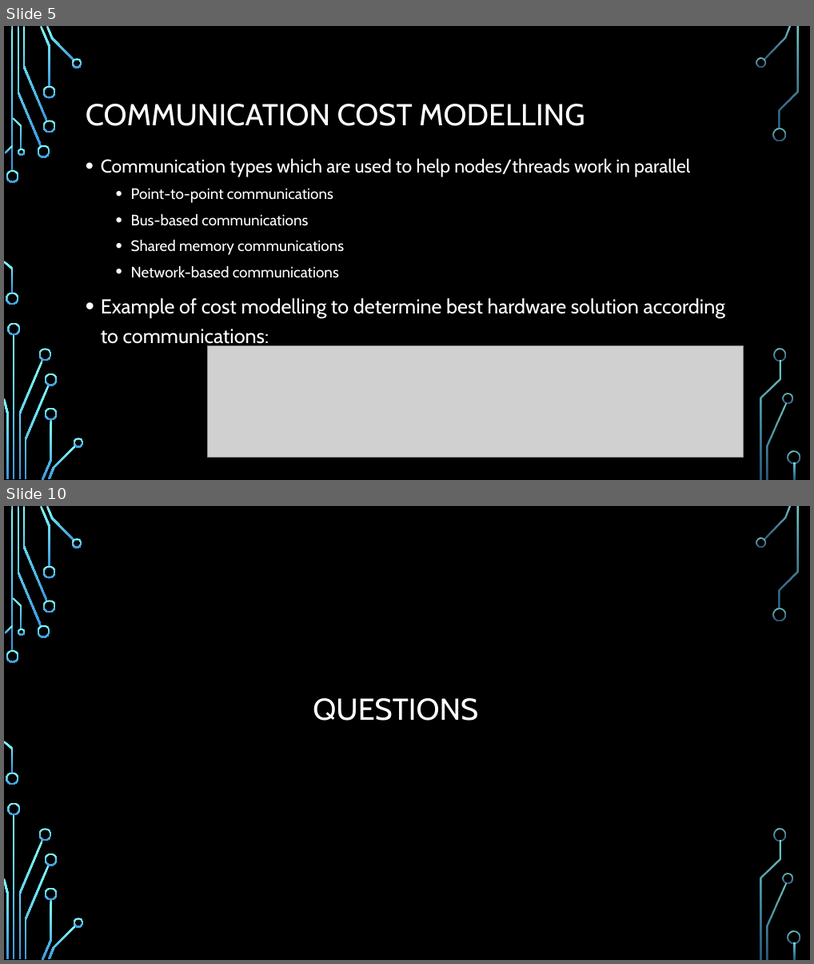
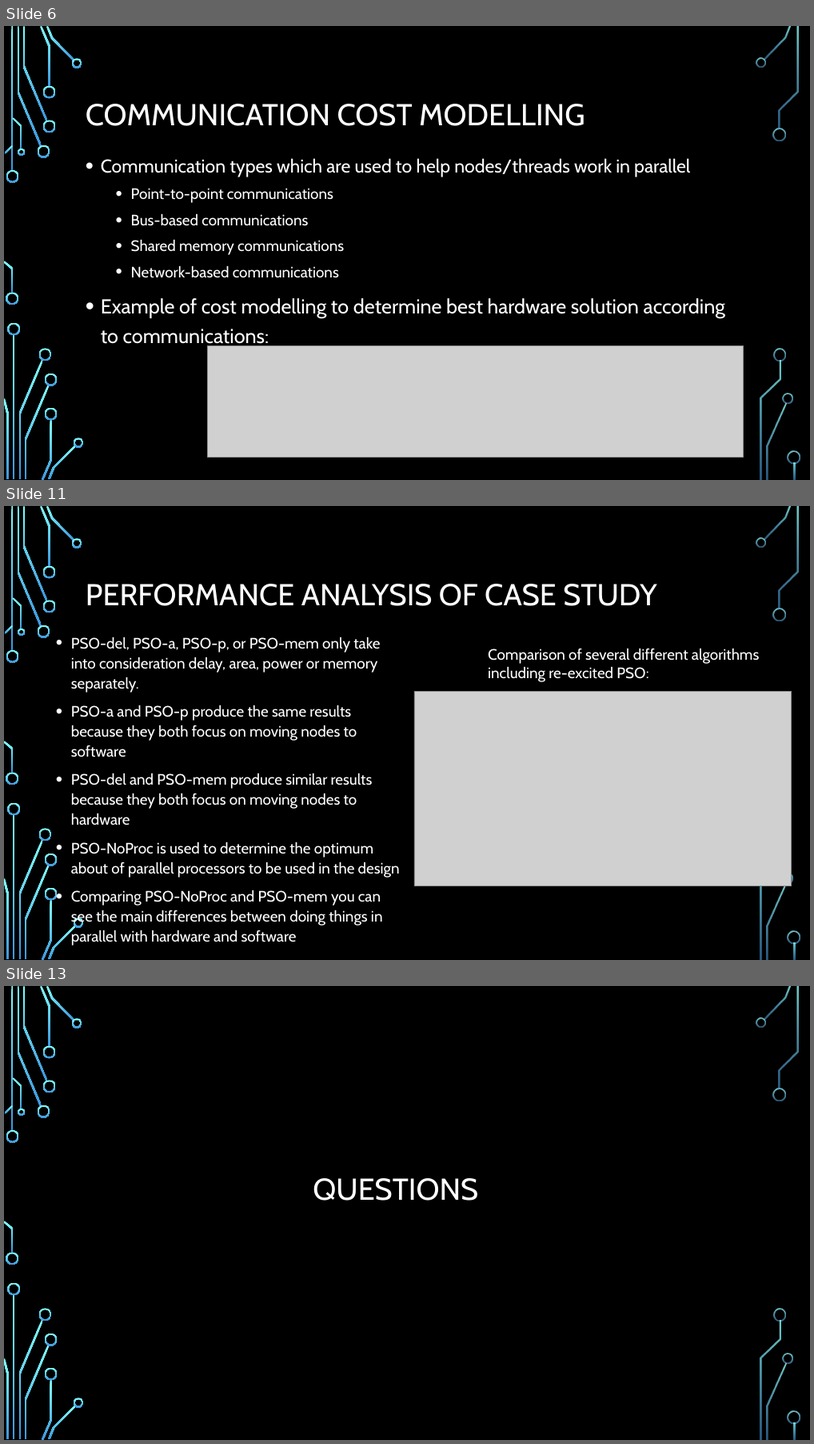
Before and after one commit to cliff-kirkman/ParallelComputing, a slide deck: An integrated high-level hardware-software partitioning methodology.pptx. Shown one above the other, each under a label of ours: slides 5 and 10 before the commit, slides 6, 11 and 13 after it; the slides between them are not shown. The pictures are 814x964 and 814x1444 pixels, drawn with LibreOffice and Linux fonts; fonts in the diff are those of the drawing; grey boxes stand for pictures; background and template pictures are left out. Boxes give left, top, right and bottom in pixels: in the first picture for what was removed or moved away, otherwise in the second. Text is boxed around its words. In the diff, an @@ line names an element or a change of style, - is before the commit and + after.

```diff
--- a/An integrated high-level hardware-software partitioning methodology.pptx
+++ b/An integrated high-level hardware-software partitioning methodology.pptx
@@ slide 11 added at [4,506,810,960], background picture (left out); not listed: 35 template elements that a slide beside it also shows @@
@@ title added at [86,584,657,606], 36 pt, text #FFFFFF @@
+PERFORMANCE ANALYSIS OF CASE STUDY
@@ text added at [71,636,400,925], 18 pt, text #FFFFFF @@
+• PSO-del, PSO-a, PSO-p, or PSO-mem only take into consideration delay, area, power or memory separately.
+• PSO-a and PSO-p produce the same results because they both focus on moving nodes to software
+• PSO-del and PSO-mem produce similar results because they both focus on moving nodes to hardware
+• PSO-NoProc is used to determine the optimum about of parallel processors to be used in the design
+• Comparing PSO-NoProc and PSO-mem you can see the main differences between doing things in parallel with hardware and software
@@ text added at [488,648,759,682], 18 pt, text #FFFFFF @@
+Comparison of several different algorithms including re-excited PSO:
@@ picture added at [414,691,792,886] @@
@@ what was slide 5 is now slide 6 @@
@@ what was slide 10 is now slide 13 @@
```
Also in this commit, not shown: 3 slides changed, 3 other slides added, 1 slide removed.
